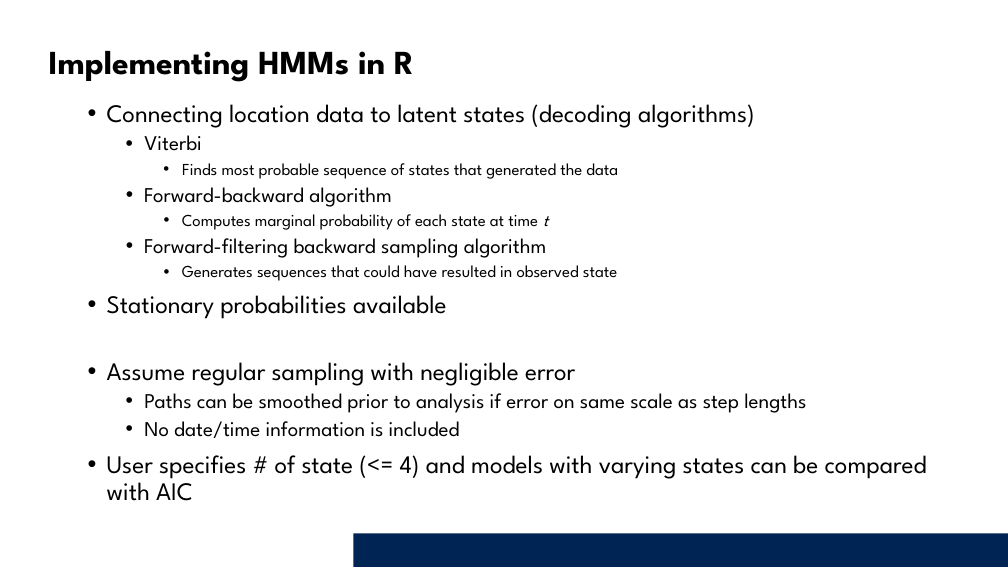
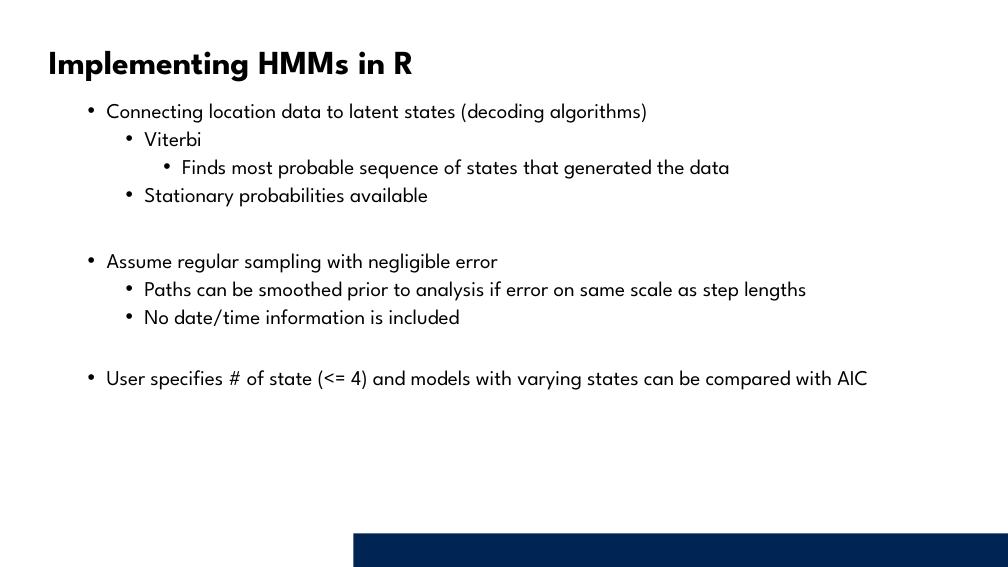
Before and after one commit to Animal-Movements/China_2026, a slide deck: slide 8 of Day5_BehaviourAnalysis_PT2/Presentation/2_IntroAnimalMovements_HMMs.pptx. Drawn at 1008x567 pixels with LibreOffice and Linux fonts; fonts in the diff are those of the drawing; background and template pictures are left out. Boxes give left, top, right and bottom in pixels: in the first picture for what was removed or moved away, otherwise in the second. Text is boxed around its words. In the diff, an @@ line names an element or a change of style, - is before the commit and + after.

```diff
--- a/Day5_BehaviourAnalysis_PT2/Presentation/2_IntroAnimalMovements_HMMs.pptx
+++ b/Day5_BehaviourAnalysis_PT2/Presentation/2_IntroAnimalMovements_HMMs.pptx
@@ text at bbox=[107, 103, 868, 390]: size 24 to 20 pt in "Connecting location data to latent states (decoding ...", "Stationary probabilities available", "Assume regular sampling with negligible error", "User specifies # of state (<= 4) ..."; size 16 to 20 pt in "Finds most probable sequence of states that ..."; list level 1 to 2 in "Stationary probabilities available" @@
@@ text at bbox=[144, 187, 617, 281]: paragraphs removed @@
-    • Forward-backward algorithm
-      • Computes marginal probability of each state at time t
-    • Forward-filtering backward sampling algorithm
-      • Generates sequences that could have resulted in observed state
```
Also in this commit, not shown: 4 other slides changed, 4 slides added, 1 other file.
